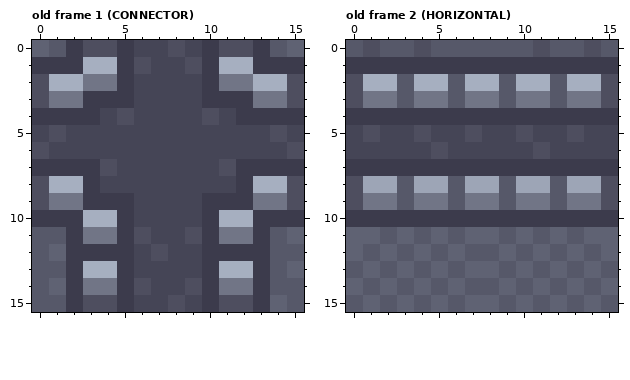
File history of a pixel-art file, assets/aseprite/wall.aseprite. The picture above was drawn from the file before the commit.
16x16 pixels, 3 frames. Shown: old frame 1 (CONNECTOR), old frame 2 (HORIZONTAL). The commit also changed other frames, which this record leaves out.
The same view after the edit:
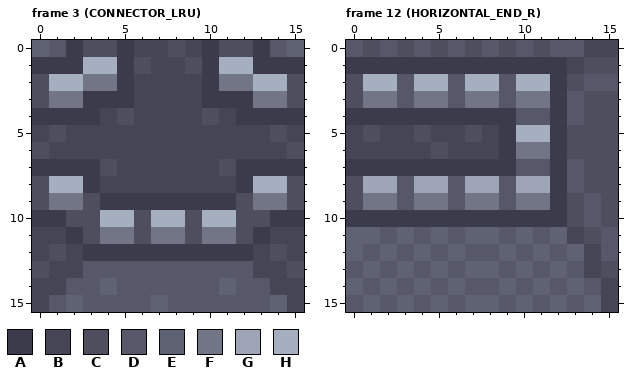
Palette (. is transparent): A #3c3b4c  B #454556  C #4e4e5f  D #565869  E #5f6273  F #717586  G #9da5b6  H #a6afc0
A new or re-ordered frame is compared with the old frame closest to it.
Change:
frames 3 -> 16
Frame 3 (CONNECTOR_LRU) is new; against old frame 1 (CONNECTOR):
Colour B becomes colour A in row 9 at x 6 to 9; in row 12 at x 6 and 8 to 9.
Colour C becomes colour A in row 12 at x 7.
Colour A becomes colour B in rows 12 to 13 at x 2 and 13.
Colour D becomes colour B in row 11 at x 0 to 1 and 14; in row 12 at x 0 and 15; in row 13 at x 1 and 14; in row 14 at x 0 and 14 to 15; in row 15 at x 0 and 15.
Colour E becomes colour B in row 11 at x 15; in row 14 at x 1.
Colour A becomes colour C in row 9 at x 3 and 12; in row 10 at x 2 and 13.
Colour B becomes colour C in row 10 at x 6 and 9.
Colour D becomes colour C in row 12 at x 14; in row 13 at x 0.
Colour E becomes colour C in row 12 at x 1; in row 13 at x 15.
Colour F becomes colour C in row 11 at x 3 and 12.
Colour H becomes colour C in row 10 at x 3 and 12.
Colour A becomes colour D in row 13 at x 5 and 10; in row 14 at x 2, 5, 10 and 13; in row 15 at x 5, 10 and 13.
Colour B becomes colour D in row 13 at x 6 to 9; in row 14 at x 7 to 8; in row 15 at x 6 and 9.
Colour C becomes colour D in row 14 at x 6 and 9; in row 15 at x 3 to 4, 8 and 11 to 12.
Colour F becomes colour D in row 14 at x 3 and 12.
Colour H becomes colour D in row 13 at x 3 to 4 and 11 to 12.
Colour A becomes colour E in row 15 at x 2.
Colour B becomes colour E in row 15 at x 7.
Colour F becomes colour E in row 14 at x 4 and 11.
Colour A becomes colour F in row 11 at x 5 and 10.
Colour B becomes colour F in row 11 at x 7 to 8.
Colour A becomes colour H in row 10 at x 5 and 10.
Colour B becomes colour H in row 10 at x 7 to 8.
Frame 12 (HORIZONTAL_END_R) is new; against old frame 2 (HORIZONTAL):
Colour B becomes colour A in rows 5 to 6 at x 9 and 12.
Colour D becomes colour A in rows 2 to 3 at x 12; in rows 8 to 9 at x 12.
Colour A becomes colour B in row 1 at x 13.
Colour C becomes colour B in row 0 at x 14.
Colour D becomes colour B in row 0 at x 15; in row 11 at x 13; in row 12 at x 14; in row 15 at x 15.
Colour E becomes colour B in row 13 at x 14; in row 14 at x 15.
Colour A becomes colour C in row 1 at x 14 to 15; in row 4 at x 14 to 15; in row 7 at x 14 to 15; in row 10 at x 13 and 15.
Colour B becomes colour C in row 5 at x 14 to 15; in row 6 at x 13 to 15.
Colour D becomes colour C in row 0 at x 3, 5, 7 and 9; in row 13 at x 15.
Colour E becomes colour C in row 11 at x 14.
Colour F becomes colour C in row 3 at x 14; in row 9 at x 13.
Colour G becomes colour C in row 8 at x 14.
Colour H becomes colour C in row 2 at x 13.
Colour A becomes colour D in row 4 at x 10 to 11 and 13; in row 7 at x 10 to 11 and 13; in row 10 at x 14.
Colour C becomes colour D in row 0 at x 4; in row 2 at x 15.
Colour E becomes colour D in rows 11 to 12 at x 15.
Colour F becomes colour D in row 3 at x 13; in row 9 at x 14.
Colour G becomes colour D in row 8 at x 13.
Colour H becomes colour D in row 2 at x 14.
Colour B becomes colour F in row 6 at x 10.
Colour C becomes colour F in row 6 at x 11.
Colour B becomes colour H in row 5 at x 11.
Colour C becomes colour H in row 5 at x 10.
